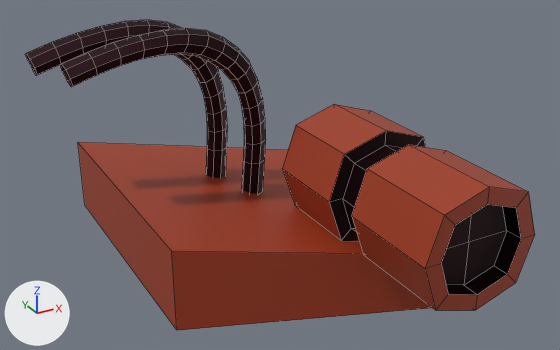
Before and after pictures for a commit that changed the FBX model Assets/Enviro/Statek_czesci/fbx+material/Czesc_7.fbx.
Rendered twice from a camera (50 mm lens) standing at (0.17, -15.19, 3.44) and looking at (2.78, -10.45, 1.07). Lighting does not change. The marker at lower left points along +X, +Y and +Z. Mesh edges are drawn as thin lines.
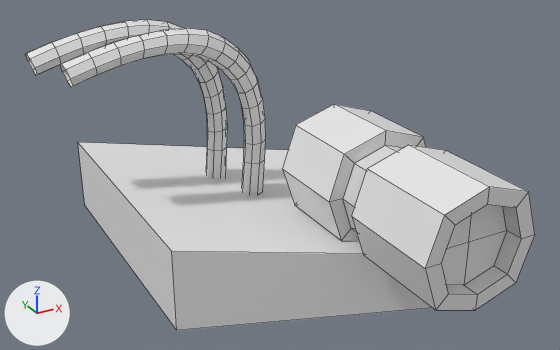
The newer file is also turned or shifted as a whole; pictures and numbers use the older file's frame.

What differs and where, as boxes [x1, y1, x2, y2] in the pictures (560 x 350 px):
part 1 of me_circle_000, recoloured: [25, 20, 521, 295] in both
part 2 of me_circle_000, recoloured (red to white): [78, 104, 535, 330] in both

Patch to the scene script:
```diff
--- a/Assets/Enviro/Statek_czesci/fbx+material/Czesc_7.fbx.py
+++ b/Assets/Enviro/Statek_czesci/fbx+material/Czesc_7.fbx.py
@@ me_circle_000 @@
 me_circle_000.from_pydata(...)  # 346 vertices, 326 faces; spans x -1.61..1.06, y -2.08..1.56, z 0.0..1.96
 # used by ob_circle_000; location = (2.817, -10.0, 0.199)
+# me_circle_000 part 1: all 276 faces that had it switch from mat_material_004 (dark red #2c1017) to no material
+# me_circle_000 part 2: all 50 faces that had it switch from mat_material_007 (brown #9e381a) to no material
```
